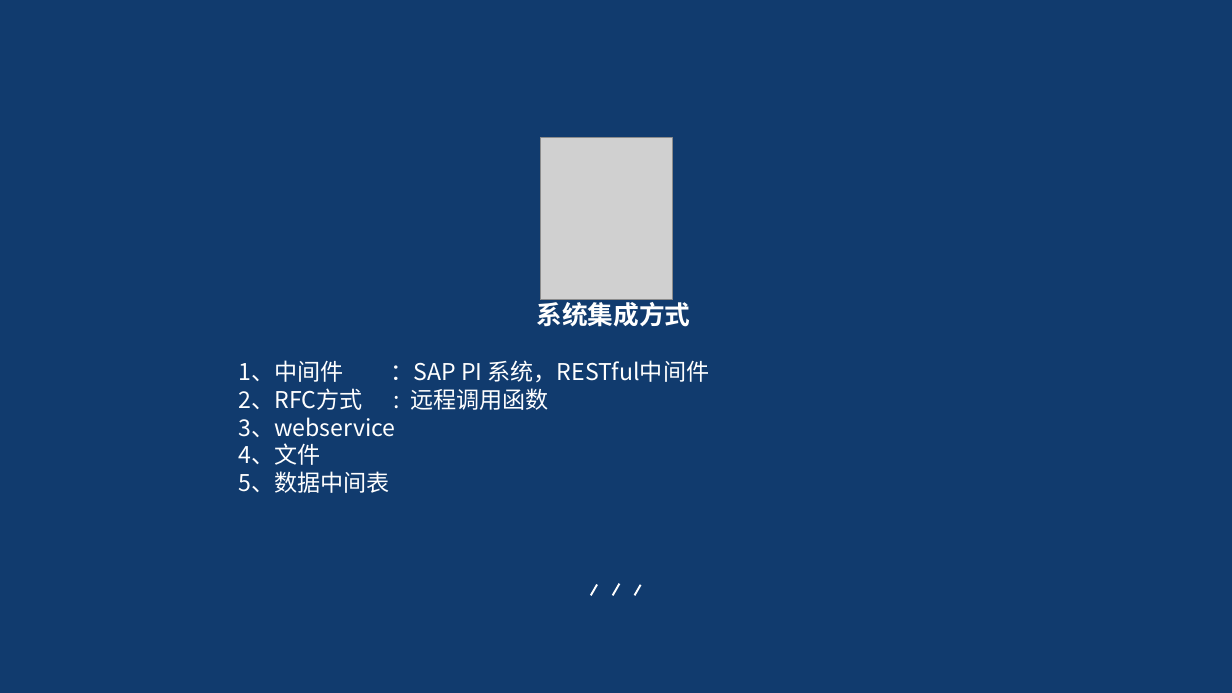
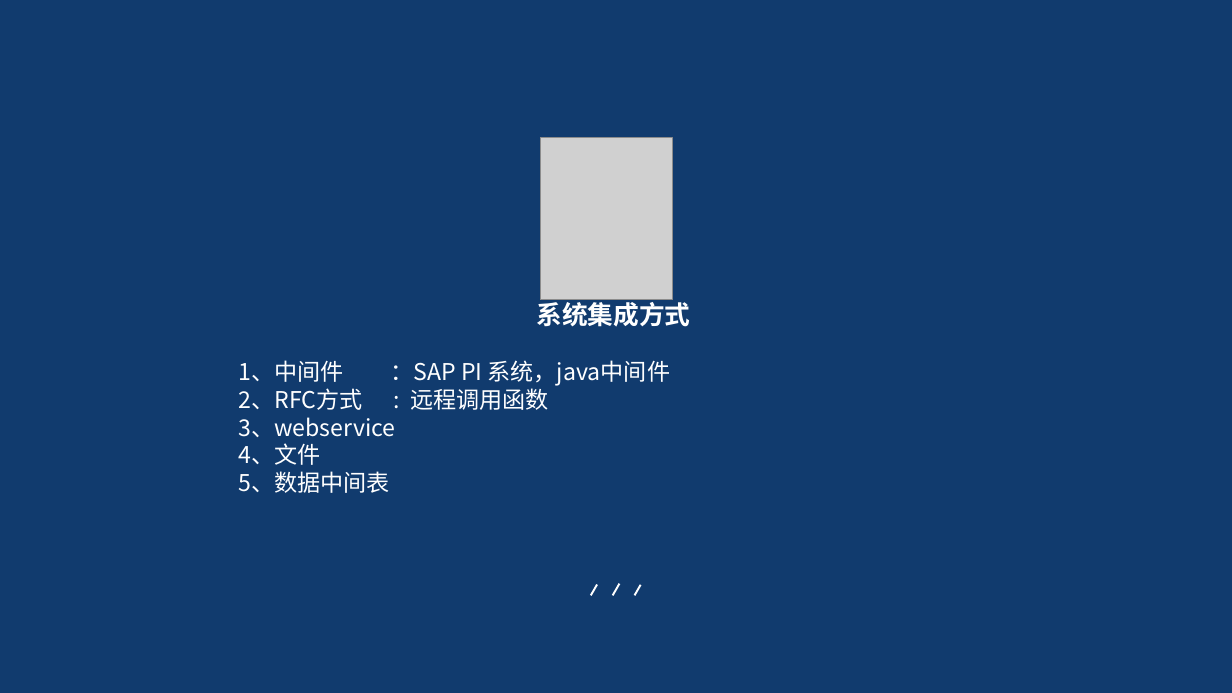
Before and after one commit to Jack-liangqihua/ABAP_CODER, a slide deck: slide 2 of 项目管理/01 准备阶段/系统集成方案的对比/SAP与外围系统集成.pptx. Drawn at 1232x693 pixels with LibreOffice and Linux fonts; fonts in the diff are those of the drawing; grey boxes stand for pictures; background and template pictures are left out; a plain dark background stands for a picture behind light text. Boxes give left, top, right and bottom in pixels: in the first picture for what was removed or moved away, otherwise in the second. Text is boxed around its words. In the diff, an @@ line names an element or a change of style, - is before the commit and + after.

```diff
--- a/项目管理/01 准备阶段/系统集成方案的对比/SAP与外围系统集成.pptx
+++ b/项目管理/01 准备阶段/系统集成方案的对比/SAP与外围系统集成.pptx
@@ text at <box>239,360,671,386</box>: text changed @@
-1、中间件 ：SAP PI 系统，RESTful中间件
+1、中间件 ：SAP PI 系统，java中间件
```
Also in this commit, not shown: 1 slide added.
